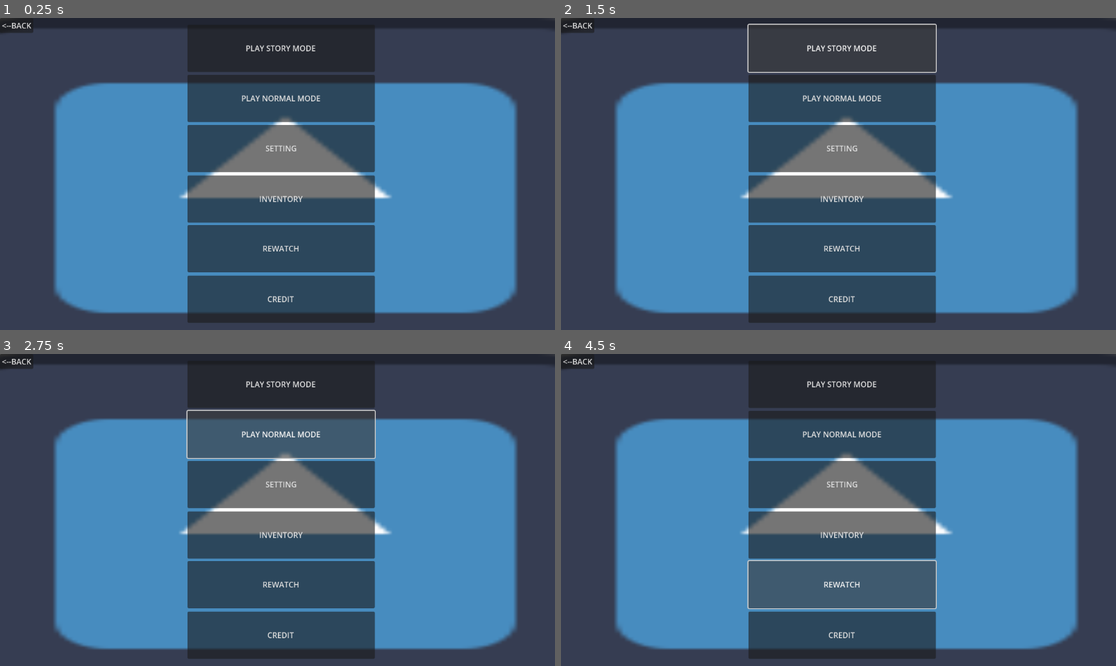
Above: before the commit, frames 1-4 (two rows, left to right).
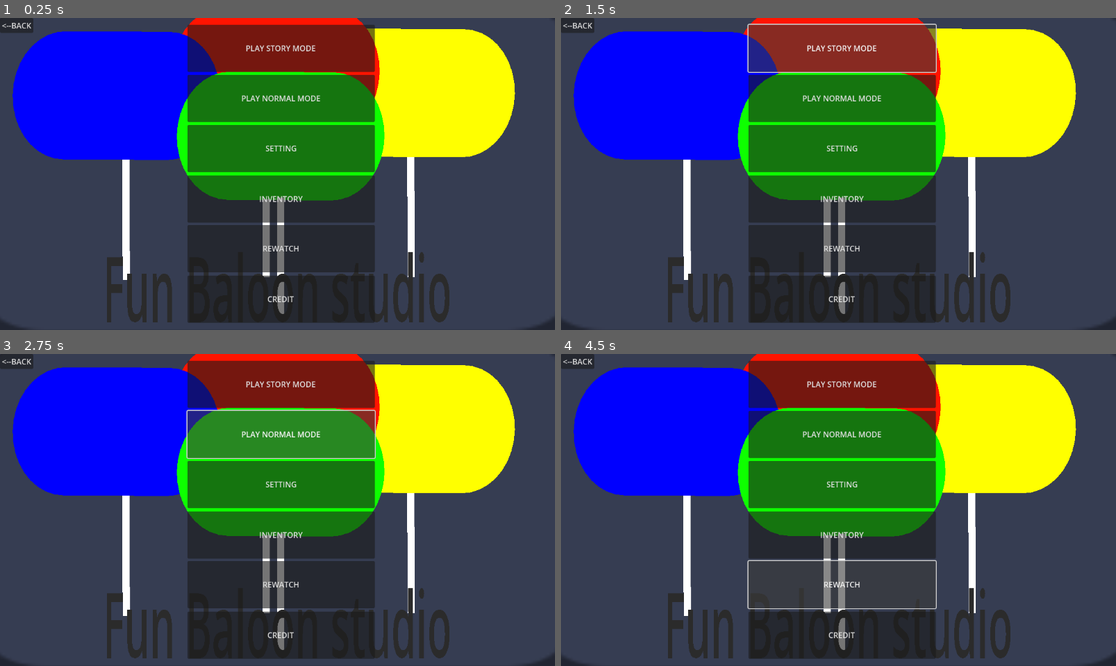
Above: after the commit, the same moments.

Repository: StudioXPEtudiant/25-26.M.S2.MiniGames
Game: Godot game, scene res://ui_setting.tscn
The game is run twice, just before and just after one commit, with the same random seed, the same clock (stepped at 60 frames per second) and the same inputs. The engine's default icon, where the game draws it, is replaced by a stand-in: a white triangle on a blue panel in a dark square.
Inputs:
- Up to frame 1 (0.25 s): no input
- Up to frame 2 (1.5 s): click "PLAY STORY MODE" at 0.5 s; click "PLAY STORY MODE" at 1.25 s
- Up to frame 3 (2.75 s): click "PLAY NORMAL MODE" at 2 s
- Up to frame 4 (4.5 s): click "PLAY NORMAL MODE" at 2.75 s; click "INVENTORY" at 3.5 s; click "REWATCH" at 4.25 s

The runs differ from the first frame. In frame 1, 81% of the frame differs, in the area x 0-100%, y 0-100%; in frame 2, 80%; in frame 3, 80%; in frame 4, 80%.

Commit message:
beaucoup plus beau

Diff:
--- /dev/null
+++ b/icon.tscn
@@ -0,0 +1,82 @@
+[gd_scene load_steps=6 format=3 uid="uid://davrwqfk5rj87"]
+
+[ext_resource type="Texture2D" uid="uid://b13fp1p2r4yj3" path="res://icon.svg" id="1_2hico"]
+
+[sub_resource type="BoxMesh" id="BoxMesh_y8vy0"]
+
+[sub_resource type="CapsuleMesh" id="CapsuleMesh_vjfef"]
+
+[sub_resource type="TubeTrailMesh" id="TubeTrailMesh_wjr1l"]
+
+[sub_resource type="TextMesh" id="TextMesh_4kar3"]
+text = "Fun Baloon studio"
+
+[node name="Icon" type="Sprite2D"]
+position = Vector2(401, 276)
+texture = ExtResource("1_2hico")
+
+[node name="enlevant d\'icone" type="MeshInstance2D" parent="."]
+modulate = Color(0.211765, 0.239216, 0.321569, 1)
+position = Vector2(-0.500001, -1.90735e-06)
+scale = Vector2(107, 108)
+mesh = SubResource("BoxMesh_y8vy0")
+
+[node name="icone" type="Node2D" parent="."]
+
+[node name="MeshInstance2D" type="MeshInstance2D" parent="icone"]
+modulate = Color(1, 1, 0, 1)
+position = Vector2(28, -28)
+rotation = -1.56113
+scale = Vector2(47.5, 21.5)
+mesh = SubResource("CapsuleMesh_vjfef")
+
+[node name="MeshInstance2D3" type="MeshInstance2D" parent="icone"]
+modulate = Color(1, 0.0784314, 0, 1)
+position = Vector2(0, -36)
+rotation = -1.56113
+scale = Vector2(47.5, 21.5)
+mesh = SubResource("CapsuleMesh_vjfef")
+
+[node name="MeshInstance2D2" type="MeshInstance2D" parent="icone"]
+modulate = Color(0, 0, 1, 1)
+position = Vector2(-33, -27)
+rotation = -1.56113
+scale = Vector2(47.5, 21.5)
+mesh = SubResource("CapsuleMesh_vjfef")
+
+[node name="MeshInstance2D4" type="MeshInstance2D" parent="icone"]
+modulate = Color(0.054902, 1, 0, 1)
+position = Vector2(1, -12)
+rotation = -1.56113
+scale = Vector2(47.5, 21.5)
+mesh = SubResource("CapsuleMesh_vjfef")
+
+[node name="MeshInstance2D5" type="MeshInstance2D" parent="icone"]
+position = Vector2(28, 18)
+rotation = -1.57259
+scale = Vector2(44.5, 1.5)
+mesh = SubResource("TubeTrailMesh_wjr1l")
+
+[node name="MeshInstance2D6" type="MeshInstance2D" parent="icone"]
+position = Vector2(-1.98602, 25.7977)
+rotation = -1.57259
+scale = Vector2(28.9045, 1.5)
+mesh = SubResource("TubeTrailMesh_wjr1l")
+
+[node name="MeshInstance2D7" type="MeshInstance2D" parent="icone"]
+position = Vector2(0.999992, 33)
+rotation = -1.57259
+scale = Vector2(44.5, 1.5)
+mesh = SubResource("TubeTrailMesh_wjr1l")
+
+[node name="MeshInstance2D8" type="MeshInstance2D" parent="icone"]
+position = Vector2(-31, 19)
+rotation = -1.57259
+scale = Vector2(44.5, 1.5)
+mesh = SubResource("TubeTrailMesh_wjr1l")
+
+[node name="MeshInstance2D9" type="MeshInstance2D" parent="icone"]
+modulate = Color(0.169245, 0.169245, 0.169245, 1)
+position = Vector2(0.407074, 44)
+scale = Vector2(51.701, -200)
+mesh = SubResource("TextMesh_4kar3")
--- a/ui_setting.tscn
+++ b/ui_setting.tscn
@@ -1,6 +1,6 @@
 [gd_scene load_steps=4 format=3 uid="uid://bk0dbhehdbnvh"]
 
-[ext_resource type="Texture2D" uid="uid://b13fp1p2r4yj3" path="res://icon.svg" id="1_ror2j"]
+[ext_resource type="PackedScene" uid="uid://davrwqfk5rj87" path="res://icon.tscn" id="1_56xty"]
 
 [sub_resource type="TextMesh" id="TextMesh_tnb5y"]
 text = "CREDIT TO :
@@ -21,11 +21,6 @@
 "
 
 [node name="UI SETTING" type="Node2D"]
-
-[node name="Icon" type="Sprite2D" parent="."]
-position = Vector2(592.5, 362.5)
-scale = Vector2(10.8672, 5.67969)
-texture = ExtResource("1_ror2j")
 
 [node name="PLAY STORY MODE" type="Button" parent="." groups=["normal setting ui button"]]
 offset_left = 389.0
@@ -118,9 +113,15 @@
 
 [node name="MeshInstance2D" type="MeshInstance2D" parent="."]
 visible = false
+modulate = Color(0, 1, 1, 1)
 position = Vector2(576.887, 324.484)
 scale = Vector2(112.704, -320.32)
 mesh = SubResource("TextMesh_28njg")
+
+[node name="Icon2" parent="." instance=ExtResource("1_56xty")]
+show_behind_parent = true
+position = Vector2(572.5, 312.5)
+scale = Vector2(10.0234, 5.60156)
 
 [connection signal="pressed" from="CREDIT" to="PLAY STORY MODE" method="set_visible" binds= [false]]
 [connection signal="pressed" from="CREDIT" to="PLAY STORY MODE" method="set_disabled" binds= [true]]
